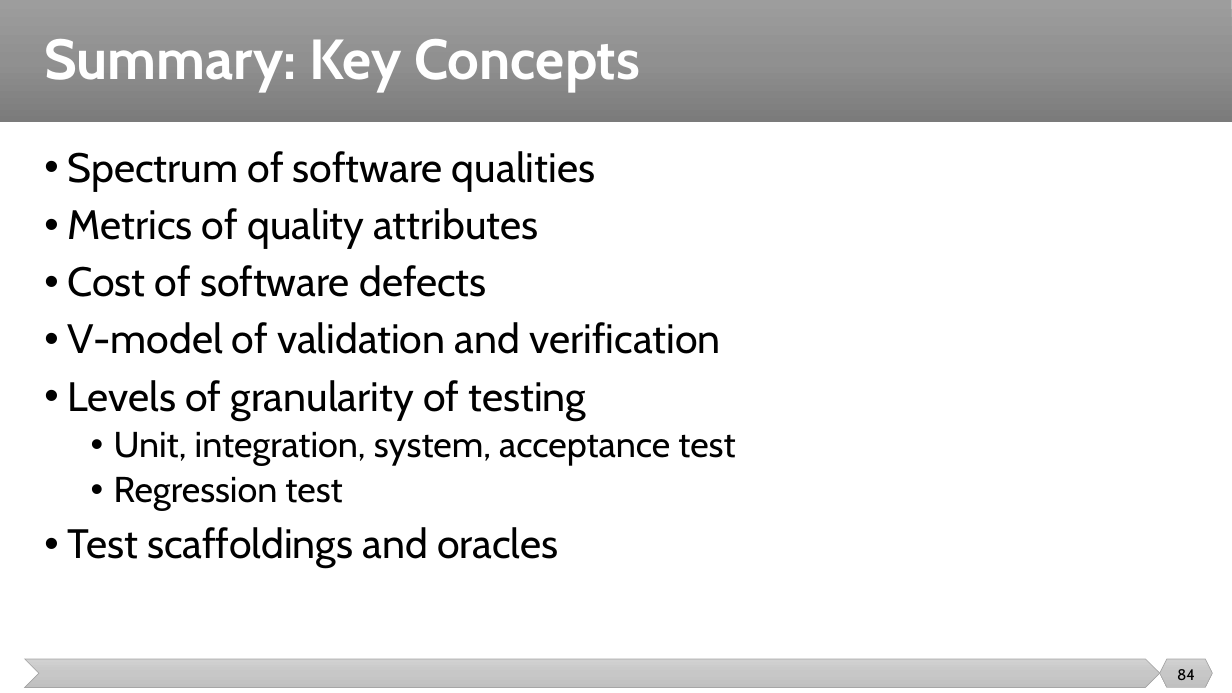
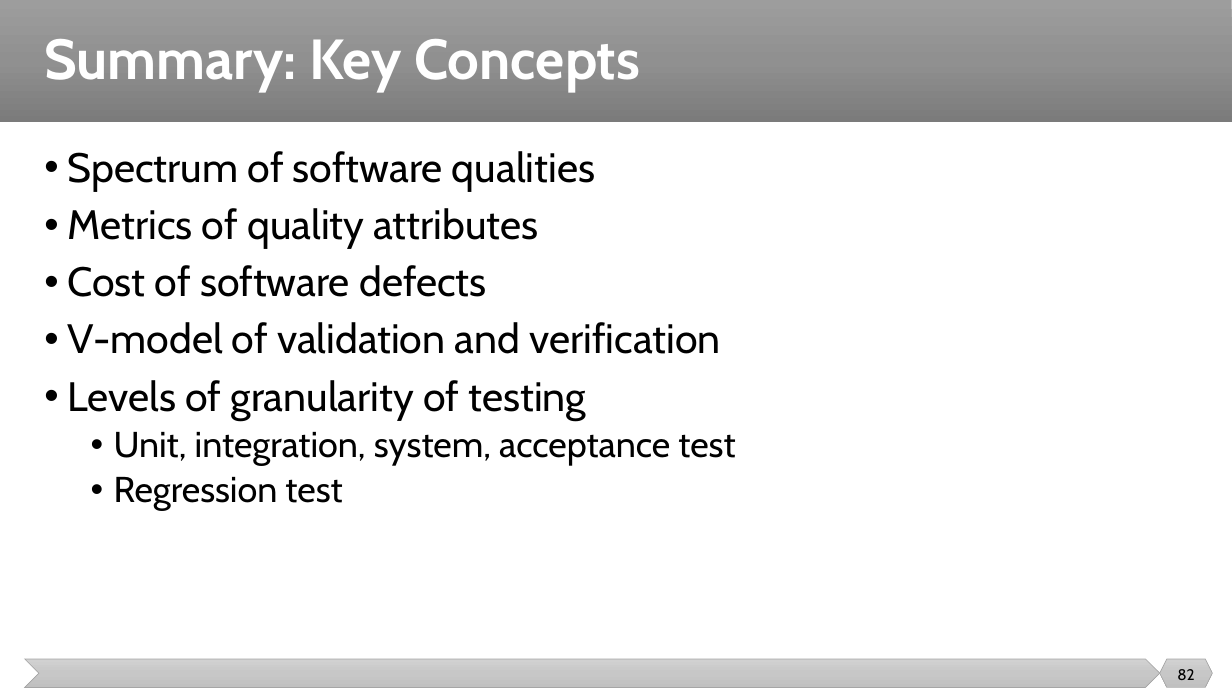
Before and after one commit to malenezi/malenezi, a slide deck: slide 82 of SE401/Lectures/2-Software Quality/Software Quality.pptx (slide 84 before the commit). Drawn at 1232x693 pixels with LibreOffice and Linux fonts; fonts in the diff are those of the drawing. Boxes give left, top, right and bottom in pixels: in the first picture for what was removed or moved away, otherwise in the second. Text is boxed around its words. In the diff, an @@ line names an element or a change of style, - is before the commit and + after.

```diff
--- a/SE401/Lectures/2-Software Quality/Software Quality.pptx
+++ b/SE401/Lectures/2-Software Quality/Software Quality.pptx
@@ text at (x1=67, y1=527, x2=558, y2=568): paragraph removed @@
-• Test scaffoldings and oracles
@@ page number at (x1=1177, y1=669, x2=1194, y2=680): text changed @@
-84
+82
```
Also in this commit, not shown: 1 other slide changed, 2 slides removed, 1 other file.
